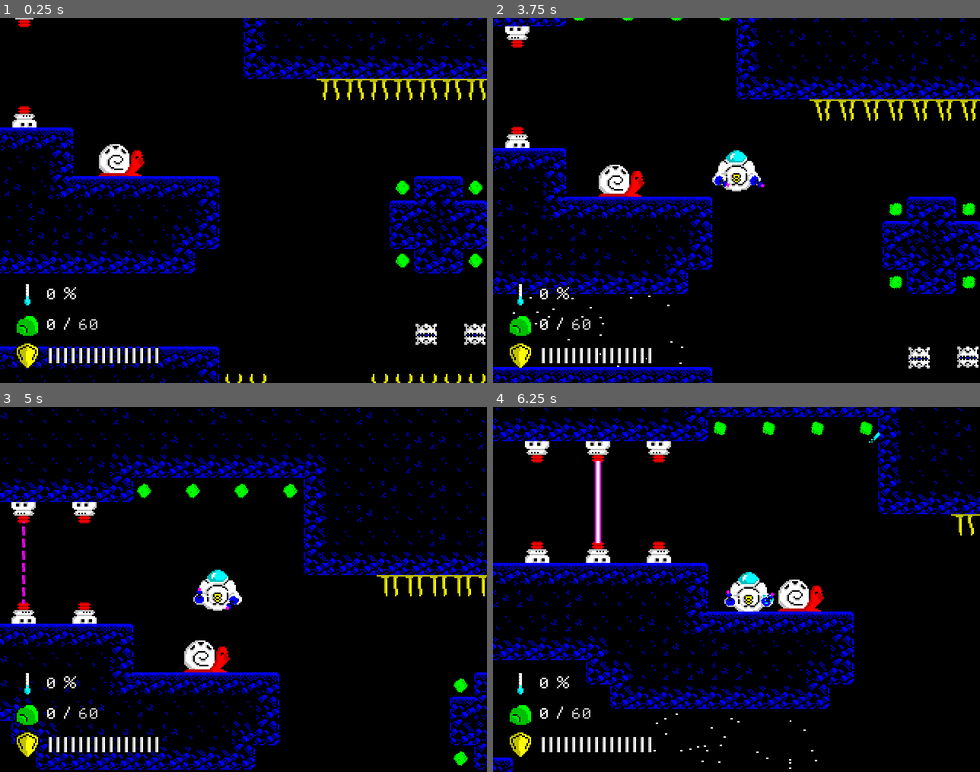
Above: before the commit, frames 1-4 (two rows, left to right).
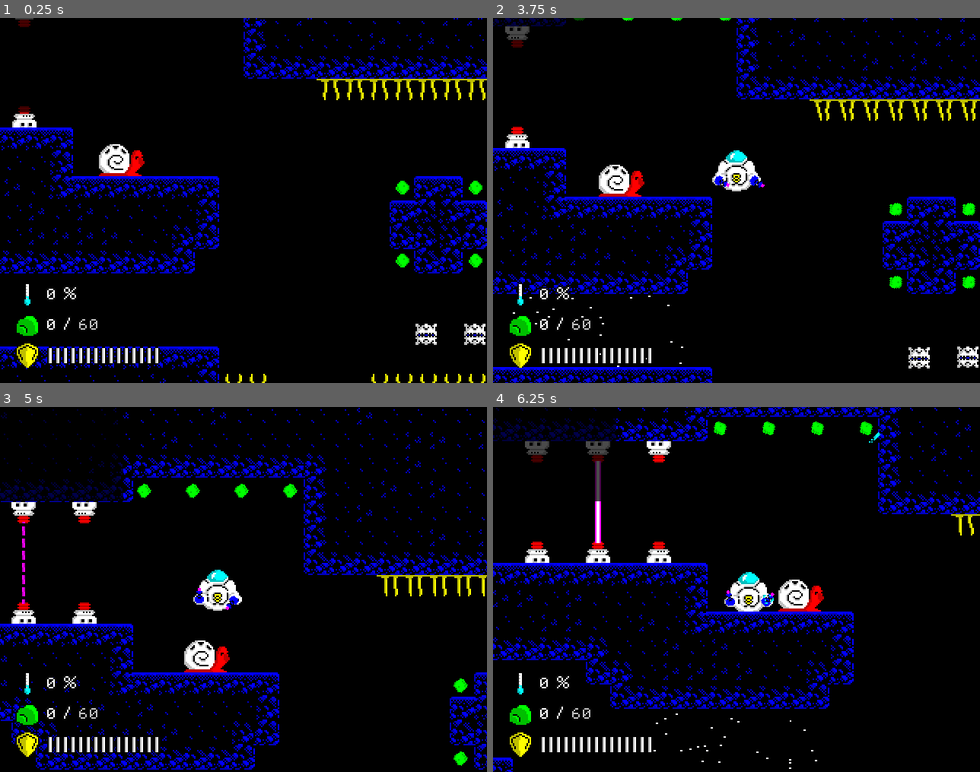
Above: after the commit, the same moments.

Repository: Paar86/Subminer
Game: Godot game, scene res://src/Levels/Level1.tscn
Two runs of this game, one before a commit and one after it. Both use one fixed random seed, a clock stepped at 60 frames per second and the inputs below. This scene is started directly instead of the project's main scene.
Inputs (mouse positions are in pixels of both pictures, inside the frame that each line leads up to):
- Up to frame 1 (0.25 s): no input
- Up to frame 2 (3.75 s): tap Enter (ui_accept) at 0.5, 0.77, 1.52, 2, 2.75, 3.02 s; move the mouse to (843, 182) at 0.52 s; hold D (right) 0.53-1.28 s; hold Space (dash) 0.53-1.28 s; move the mouse to (639, 218) at 1.27 s; hold S (down) 1.28-2.03 s; click (639, 218) at 1.35 s; move the mouse to (785, 120) at 2.02 s; hold D (right) 2.03-2.78 s; hold Space (dash) 2.03-2.78 s; move the mouse to (712, 273) at 2.77 s; hold W (up) 2.78-3.53 s; click (712, 273) at 2.85 s; move the mouse to (882, 255) at 3.52 s; hold A (left) from 3.53 s (still down); hold Space (dash) from 3.53 s (still down)
- Up to frame 3 (5 s): keep holding A (left); tap Enter (ui_accept) at 3.77, 4.52 s; move the mouse to (97, 534) at 4.27 s; release Space (dash) at 4.28 s; click (97, 534) at 4.35 s
- Up to frame 4 (6.25 s): move the mouse to (760, 589) at 5.02 s; release A (left) at 5.03 s; hold S (down) 5.03-5.78 s; hold Space (dash) 5.03-5.78 s; move the mouse to (663, 498) at 5.77 s; hold D (right) from 5.78 s (still down); click (663, 498) at 5.85 s; tap Enter (ui_accept) at 6.02 s

The runs differ from the first frame. In frame 1, 0.1% of the frame differs, in the area x 3-7%, y 0-26%; in frame 2, 0.4%; in frame 3, 0.7%; in frame 4, 1.1%, in the area x 0-26%, y 0-26%.

Commit message:
Added debug window for level editing
Shows only in editor, not ingame.

Diff:
--- a/src/Levels/Level1.tscn
+++ b/src/Levels/Level1.tscn
@@ -239,6 +239,23 @@
 [node name="ShootTimer" parent="LevelBase/Enemies/LaserEmitters2" index="7"]
 wait_time = 2.0
 
+[node name="Label" parent="LevelBase/Debug/VBoxContainer" index="0"]
+margin_right = 65.0
+
+[node name="HBoxContainer" parent="LevelBase/Debug/VBoxContainer" index="1"]
+margin_right = 65.0
+
+[node name="GoalCount" parent="LevelBase/Debug/VBoxContainer/HBoxContainer" index="1"]
+text = "60"
+
+[node name="HBoxContainer2" parent="LevelBase/Debug/VBoxContainer" index="2"]
+margin_right = 65.0
+
+[node name="CurrentCount" parent="LevelBase/Debug/VBoxContainer/HBoxContainer2" index="1"]
+modulate = Color( 1, 1, 1, 1 )
+margin_right = 65.0
+text = "60"
+
 [editable path="LevelBase"]
 [editable path="LevelBase/Obstacles/WaterCurrent"]
 [editable path="LevelBase/Obstacles/WaterCurrent2"]
--- a/src/Levels/LevelBase.gd
+++ b/src/Levels/LevelBase.gd
@@ -1,3 +1,4 @@
+tool
 extends Node
 
 signal level_finished
@@ -9,6 +10,9 @@
 onready var HUDNode := $LevelUI/HUD
 onready var PauseScreen := $PauseScreen/PauseScreen
 onready var RestartNotification := $LevelUI/RestartNotification
+onready var DebugSection := $Debug/VBoxContainer
+
+onready var _available_minerals_count := get_minerals_count()
 
 var _restart_level_by_any_key := false
 
@@ -44,6 +48,17 @@
 		if i > 0:
 			ObjectsTilemap.set_cell(player_tiles[i].x, player_tiles[i].y, -1)
 
+# Debug function
+func get_minerals_count() -> int:
+	var object_tile_map = get_node("ObjectsTileMap")
+	var fragment_tile_id = object_tile_map.tile_set.find_tile_by_name(_fragment_tile_name)
+	var mineral_lump_id = object_tile_map.tile_set.find_tile_by_name(_mineral_ground_name)
+
+	var mineral_fragments_tiles = object_tile_map.get_used_cells_by_id(fragment_tile_id)
+	var mineral_lump_tiles = object_tile_map.get_used_cells_by_id(mineral_lump_id)
+
+	return mineral_fragments_tiles.size() + (mineral_lump_tiles.size() * 6)
+
 
 func place_objects() -> void:
 	for cell in ObjectsTilemap.get_used_cells():
@@ -121,6 +136,11 @@
 
 
 func _ready() -> void:
+	if Engine.editor_hint:
+		_update_debug_window()
+
+	if !Engine.editor_hint:
+		DebugSection.hide()
 
 	RestartNotification.text = TextManager.get_string_by_key("restart_notification")
 
@@ -138,6 +158,26 @@
 	HUDNode.set_minerals_goal(minerals_goal)
 
 
+# Process used only for debug purposes
+func _process(delta: float) -> void:
+	if !Engine.editor_hint:
+		return
+
+	_update_debug_window()
+
+
+# Debug
+func _update_debug_window() -> void:
+	var minerals_count := get_minerals_count()
+	get_node("Debug/VBoxContainer/HBoxContainer/GoalCount").text = str(minerals_goal)
+	get_node("Debug/VBoxContainer/HBoxContainer2/CurrentCount").text = str(minerals_count)
+
+	if minerals_count < minerals_goal:
+		get_node("Debug/VBoxContainer/HBoxContainer2/CurrentCount").modulate = Color.red
+	else:
+		get_node("Debug/VBoxContainer/HBoxContainer2/CurrentCount").modulate = Color.white
+
+
 func _on_pause_back_pressed() -> void:
 	get_tree().paused = false
 	PauseScreen.visible = false
--- a/src/Levels/LevelBase.tscn
+++ b/src/Levels/LevelBase.tscn
@@ -7,6 +7,7 @@
 [ext_resource path="res://fonts/PolygonPixel5x7Standard.ttf" type="DynamicFontData" id=5]
 [ext_resource path="res://assets/tilemap_ground.png" type="Texture" id=6]
 [ext_resource path="res://src/UI/PauseScreen.tscn" type="PackedScene" id=7]
+[ext_resource path="res://src/UI/DefaultTheme.tres" type="Theme" id=8]
 
 [sub_resource type="ConvexPolygonShape2D" id=2]
 points = PoolVector2Array( 0, 0, 16, 0, 16, 16, 0, 16 )
@@ -942,4 +943,54 @@
 [node name="PauseScreen" parent="PauseScreen" instance=ExtResource( 7 )]
 visible = false
 
+[node name="Debug" type="CanvasLayer" parent="."]
+
+[node name="DebugBackground" type="ColorRect" parent="Debug"]
+margin_right = 81.0
+margin_bottom = 62.0
+color = Color( 0, 0, 0, 0.705882 )
+
+[node name="VBoxContainer" type="VBoxContainer" parent="Debug"]
+margin_right = 40.0
+margin_bottom = 40.0
+theme = ExtResource( 8 )
+
+[node name="Label" type="Label" parent="Debug/VBoxContainer"]
+margin_right = 59.0
+margin_bottom = 13.0
+text = "Minerals"
+
+[node name="HBoxContainer" type="HBoxContainer" parent="Debug/VBoxContainer"]
+margin_top = 17.0
+margin_right = 59.0
+margin_bottom = 30.0
+
+[node name="Goal" type="Label" parent="Debug/VBoxContainer/HBoxContainer"]
+margin_right = 29.0
+margin_bottom = 13.0
+text = "Goal: "
+
+[node name="GoalCount" type="Label" parent="Debug/VBoxContainer/HBoxContainer"]
+margin_left = 33.0
+margin_right = 45.0
+margin_bottom = 13.0
+text = "50"
+
+[node name="HBoxContainer2" type="HBoxContainer" parent="Debug/VBoxContainer"]
+margin_top = 34.0
+margin_right = 59.0
+margin_bottom = 47.0
+
+[node name="Current" type="Label" parent="Debug/VBoxContainer/HBoxContainer2"]
+margin_right = 49.0
+margin_bottom = 13.0
+text = "Current: "
+
+[node name="CurrentCount" type="Label" parent="Debug/VBoxContainer/HBoxContainer2"]
+modulate = Color( 1, 0, 0, 1 )
+margin_left = 53.0
+margin_right = 59.0
+margin_bottom = 13.0
+text = "0"
+
 [connection signal="timeout" from="LevelUI/RestartNotificationTimer" to="." method="_on_RestartNoticitaionTimer_timeout"]
Not shown: 1 places in src/Levels/LevelBase.tscn that only renumber resources
